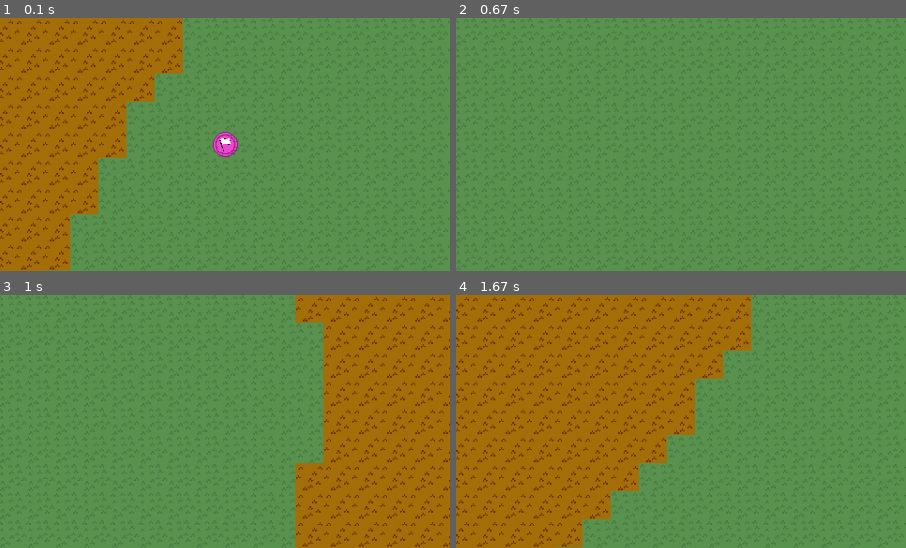
Above: before the commit, frames 1-4 (two rows, left to right).
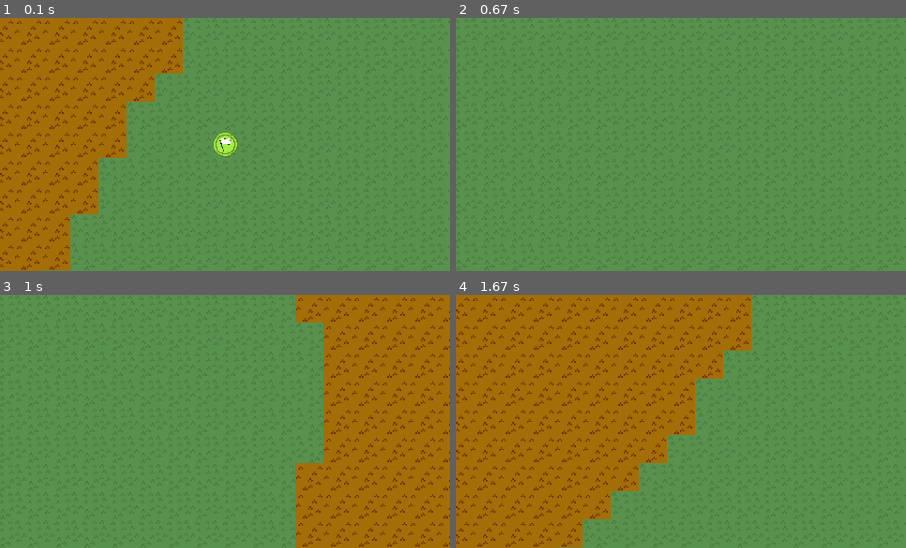
Above: after the commit, the same moments.

Repository: Matimed/Barbarism
Game: pygame game, started from barbarism.py
The game is run twice, just before and just after one commit, with the same random seed, the same clock (stepped at 60 frames per second) and the same inputs.
Inputs:
- Up to frame 1 (0.1 s): no input
- Up to frame 2 (0.67 s): hold Right from 0.33 s (still down)
- Up to frame 3 (1 s): release Right at 0.8 s; hold Up from 0.83 s (still down)
- Up to frame 4 (1.67 s): release Up at 1.13 s; hold Right 1.17-1.63 s
The pictures show only the part of the screen within x 23-73%, y 22-72%; the shares and areas given below are measured in that part.

The runs differ from the first frame. In frame 1, 0.4% of the frame differs, in the area x 47-53%, y 45-55%; in frame 2, nothing differs; in frame 3, nothing differs; in frame 4, nothing differs.

Commit message:
PointEntity implemented to change the shift.

Diff:
--- a/src/model/logic.py
+++ b/src/model/logic.py
@@ -32,17 +32,13 @@
         self.world = self._create_world()
         Nation.world = self.world
         self._position_nations()
-        self.next_shift(ShiftEnded())
-
-        position = self.world.get_entity_position(self.shift[1])
+        self.shift = [
+                self.nations[0],
+                self.nations[0].get_charactor(0)
+            ]
 
         self.ed.post(WorldGenerated(self.world))
-        self.ed.post(
-            PointEntity(
-                self.shift[1],
-                position,
-                self.world.get_position(position.get_index())[0]
-                ))
+        self.point_current_charactor()
 
 
     def _create_world(self):
@@ -74,17 +70,29 @@
         try:
             # Will fail if it's the last charactor of the nation.
             try:
-                new_charactor = self.shift[0].get_next_charactor(self.shift[1])
+                self.shift[1] = self.shift[0].get_next_charactor(self.shift[1])
+                self.point_current_charactor()
 
             except StopIteration:
                 self.shift[0] = self.nations[self.nations.index(self.shift[0]) + 1]
                 self.shift[1] = self.shift[0].get_charactor(0)
+                self.point_current_charactor()
 
         except IndexError:
             self.shift = [
                 self.nations[0],
                 self.nations[0].get_charactor(0)
             ]
+            self.point_current_charactor()
+
+
+    def point_current_charactor(self):
+        position = self.world.get_entity_position(self.shift[1])
+        self.ed.post(PointEntity(
+                        self.shift[1],
+                        position,
+                        self.world.get_position(position.get_index())[0]
+                        ))
 
 
     def cell_interaction(self, event):
--- a/src/view/camera.py
+++ b/src/view/camera.py
@@ -246,6 +246,9 @@
 
         """ Receives a Position and its Chunk and centers them on screen.
         """
+        if self.visible_sprites:
+            self._change_sprite_events(self.ed.remove, self.visible_sprites)
+            self.visible_sprites = dict()
 
         if self.visible_positions:
             self._change_sprite_events(self.ed.remove, self.visible_sprites)
